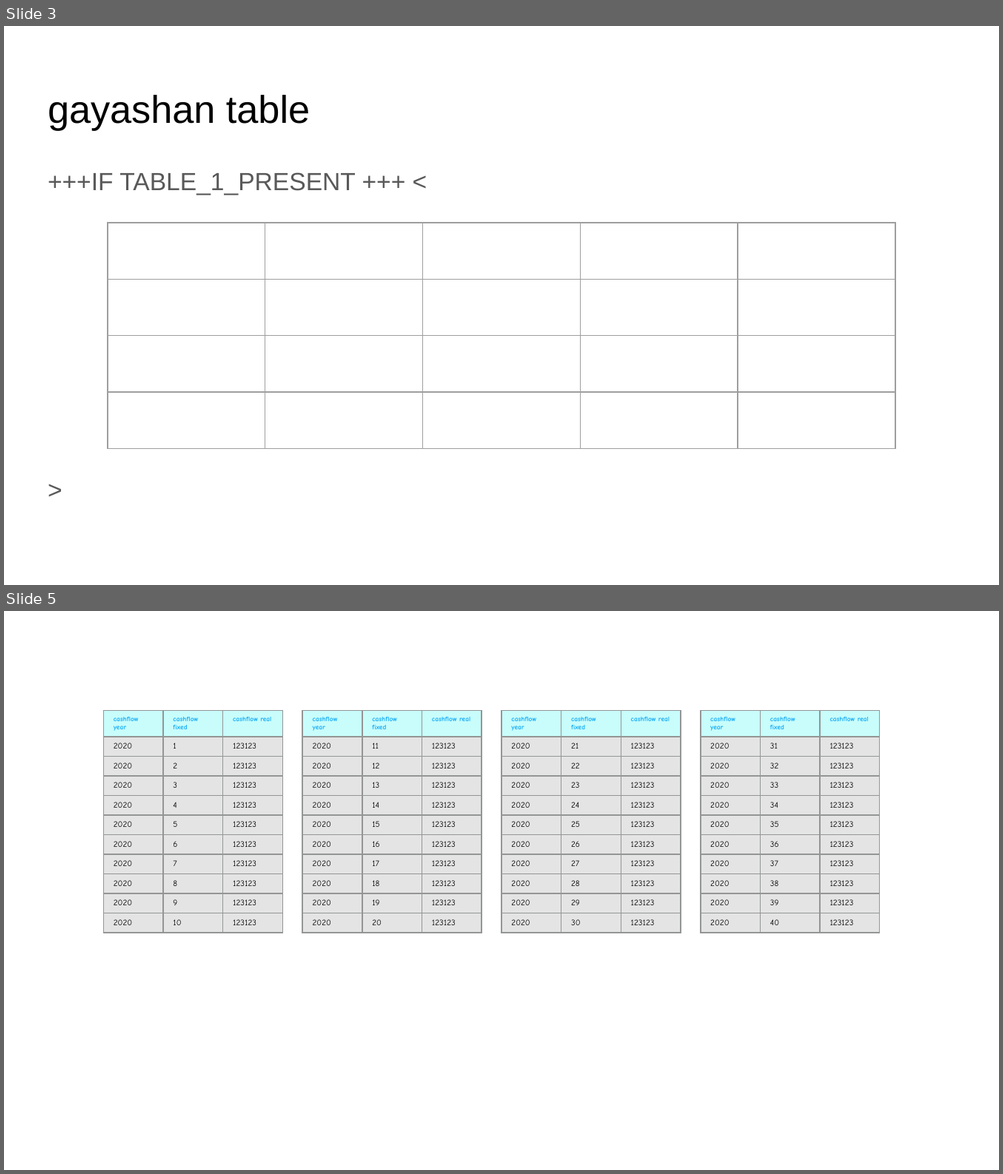
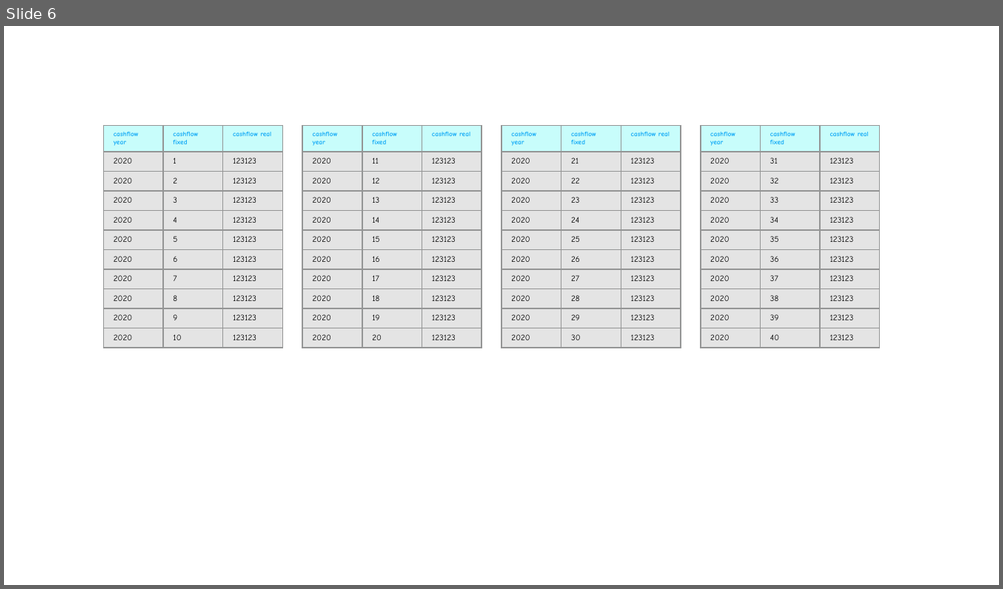
Before and after one commit to GayashanSameera/PythonPPTXGen, a slide deck: output.pptx. Shown one above the other, each under a label of ours: slides 3 and 5 before the commit, slide 6 after it; the slides between them are not shown. The pictures are 1003x1174 and 1003x589 pixels, drawn with LibreOffice and Linux fonts; fonts in the diff are those of the drawing. Boxes give left, top, right and bottom in pixels: in the first picture for what was removed or moved away, otherwise in the second. Text is boxed around its words. In the diff, an @@ line names an element or a change of style, - is before the commit and + after.

```diff
--- a/output.pptx
+++ b/output.pptx
@@ slide 3 removed at <box>4,26,999,585</box>, background #FFFFFF @@
@@ text removed at <box>48,95,310,130</box> @@
-gayashan table
@@ text removed at <box>48,173,356,195</box> @@
-+++IF TABLE_1_PRESENT +++ <
->
@@ table removed at <box>108,223,893,449</box>, 4 rows, 5 columns @@
- |  |  |  | 
- |  |  |  | 
- |  |  |  | 
- |  |  |  | 
@@ what was slide 5 is now slide 6 @@
```
Also in this commit, not shown: 2 slides added, 4 other files.
